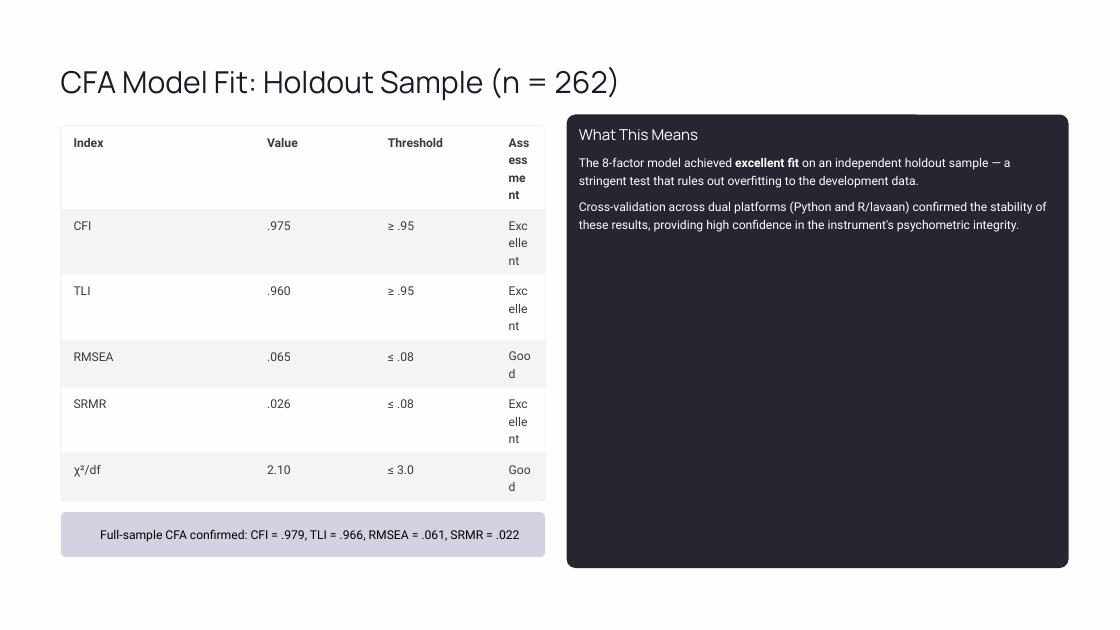
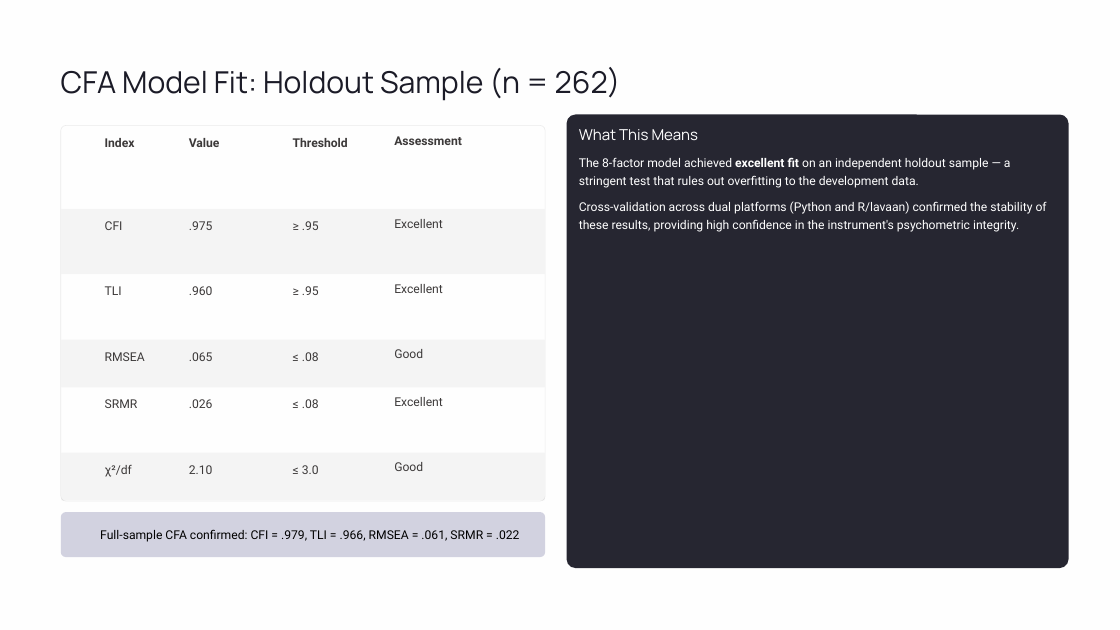
Before and after one commit to fabioc-aloha/AIRS_Data_Analysis, a slide deck: slide 14 of defence/exports/AI-Readiness-Scale-AIRS v3.pptx. Drawn at 1120x630 pixels with LibreOffice and Linux fonts; fonts in the diff are those of the drawing; background and template pictures are left out. Boxes give left, top, right and bottom in pixels: in the first picture for what was removed or moved away, otherwise in the second. Text is boxed around its words. In the diff, an @@ line names an element or a change of style, - is before the commit and + after.

```diff
--- a/defence/exports/AI-Readiness-Scale-AIRS v3.pptx
+++ b/defence/exports/AI-Readiness-Scale-AIRS v3.pptx
@@ text "Assessment" rewrapped from bbox=[509, 132, 533, 202] to bbox=[394, 136, 462, 145] @@
@@ text "Excellent": place and size @@
-text "Excellent" at bbox=[735, 158, 784, 167]
+text "Excellent" at bbox=[394, 219, 443, 228]
@@ text "Excellent" rewrapped from bbox=[509, 281, 533, 333] to bbox=[394, 284, 443, 293] @@
@@ text "Good" rewrapped from bbox=[509, 346, 533, 381] to bbox=[394, 349, 423, 358] @@
@@ text "Excellent" rewrapped from bbox=[509, 394, 533, 447] to bbox=[394, 397, 443, 406] @@
@@ 6 texts: place and size @@
-6 texts at bbox=[74, 138, 114, 477]
+6 texts at bbox=[105, 138, 145, 477]
@@ 6 texts: place and size @@
-6 texts at bbox=[267, 138, 298, 474]
+6 texts at bbox=[189, 138, 220, 474]
@@ 6 texts: place and size @@
-6 texts at bbox=[388, 138, 443, 474]
+6 texts at bbox=[293, 138, 348, 474]
@@ text "Good" rewrapped from bbox=[509, 459, 533, 494] to bbox=[394, 462, 423, 471] @@
```
Also in this commit, not shown: 4 other slides changed, 13 other files.
